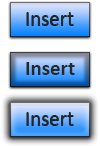
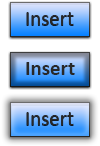
The second (100, 146) image is a revision of the first. Changes to its layers:
pixels changed over [2, 94, 98, 145] (layer not identified)
